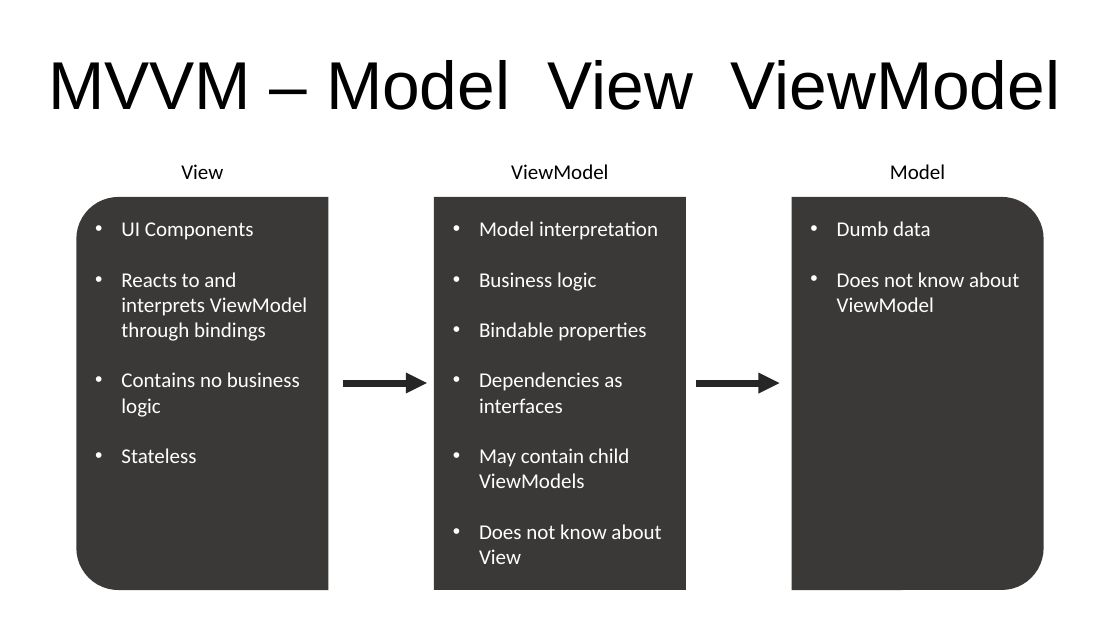
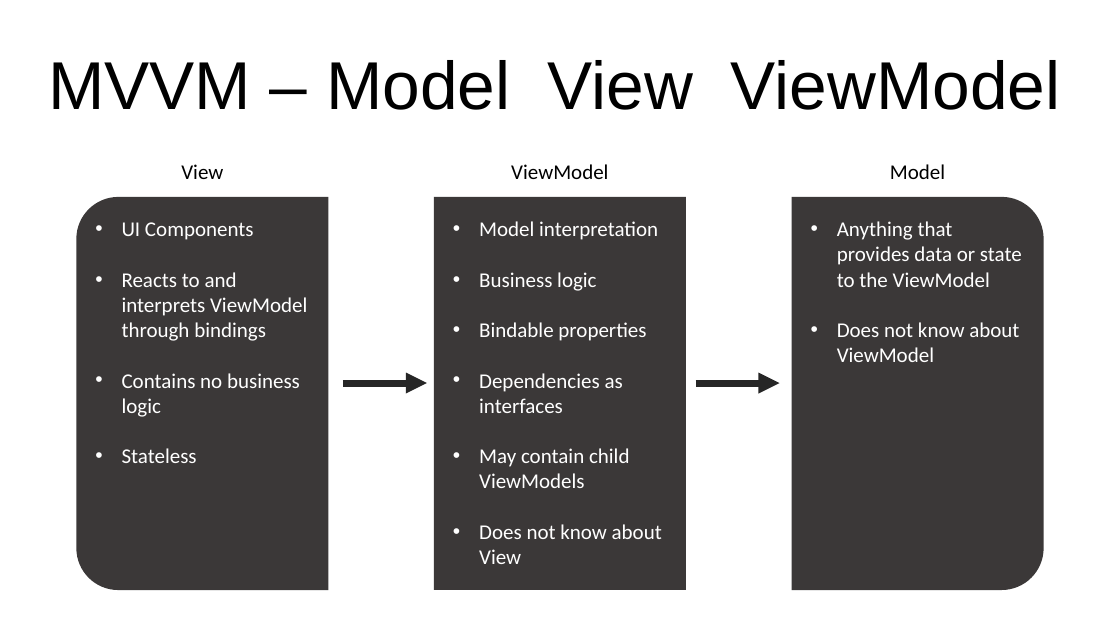
Before and after one commit to jasonjrr/MVVM.Demo, a slide deck: slide 1 of MVVM.Architecture.pptx. Drawn at 1120x630 pixels with LibreOffice and Linux fonts; fonts in the diff are those of the drawing. Boxes give left, top, right and bottom in pixels: in the first picture for what was removed or moved away, otherwise in the second. Text is boxed around its words. In the diff, an @@ line names an element or a change of style, - is before the commit and + after.

```diff
--- a/MVVM.Architecture.pptx
+++ b/MVVM.Architecture.pptx
@@ round same rect removed at (76,197,329,590) @@
@@ freeform shape added at (76,197,329,590), fill #3B3838 @@
@@ round same rect removed at (791,197,1044,590) @@
@@ freeform shape added at (791,197,1044,590), fill #3B3838 @@
@@ text at (837,221,1022,287): text changed @@
-• Dumb data
+• Anything that provides data or state to the ViewModel
```
Also in this commit, not shown: 6 other slides changed, 1 slide added, 1 slide removed, 1 other file.
